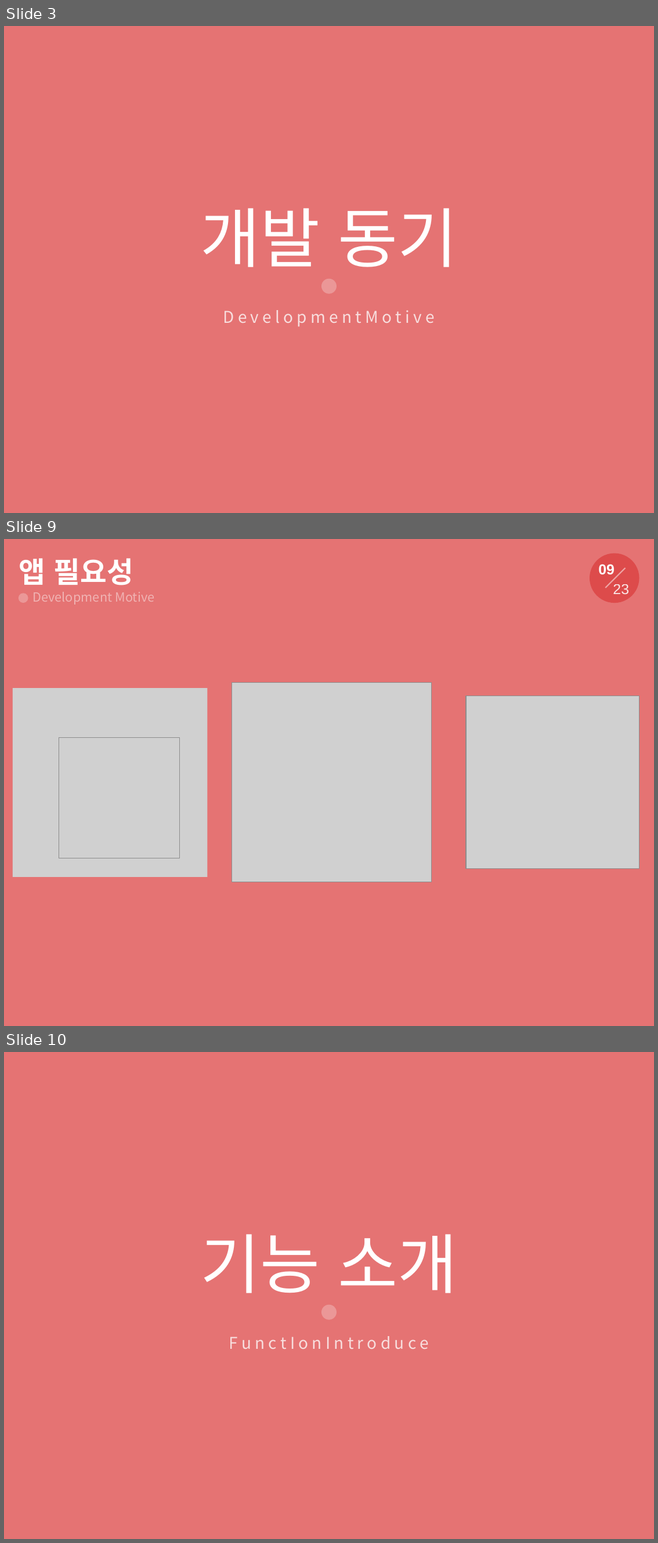
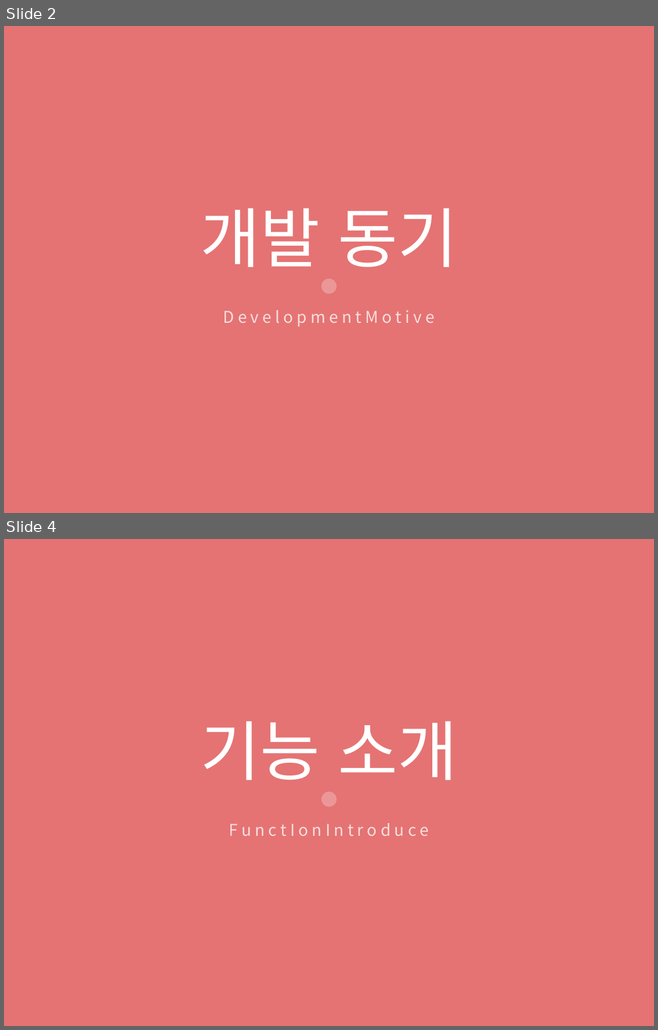
Before and after one commit to tornadoblot/Kangwondo, a slide deck: ppt/효돌이ppt.pptx. Shown one above the other, each under a label of ours: slides 3, 9 and 10 before the commit, slides 2 and 4 after it; the slides between them are not shown. The pictures are 658x1543 and 658x1030 pixels, drawn with LibreOffice and Linux fonts; fonts in the diff are those of the drawing; grey boxes stand for pictures. Boxes give left, top, right and bottom in pixels: in the first picture for what was removed or moved away, otherwise in the second. Text is boxed around its words. In the diff, an @@ line names an element or a change of style, - is before the commit and + after.

```diff
--- a/ppt/효돌이ppt.pptx
+++ b/ppt/효돌이ppt.pptx
@@ slide 9 removed at (4, 539, 654, 1026), background #E57373 @@
@@ ellipse removed at (589, 553, 639, 603) @@
@@ text removed at (19, 558, 133, 585) @@
-앱 필요성
@@ text removed at (598, 564, 614, 574) @@
-09
@@ rounded rectangle removed at (605, 567, 625, 588) @@
@@ text removed at (612, 584, 629, 594) @@
-23
@@ ellipse removed at (18, 593, 28, 603) @@
@@ text removed at (32, 592, 154, 605) @@
-Development Motive
@@ picture removed at (13, 689, 208, 878) @@
@@ picture removed at (231, 683, 431, 882) @@
@@ picture removed at (466, 696, 639, 869) @@
@@ picture removed at (59, 738, 180, 859) @@
@@ what was slide 3 is now slide 2 @@
@@ what was slide 10 is now slide 4 @@
```
Also in this commit, not shown: 10 slides changed, 7 other slides removed.
